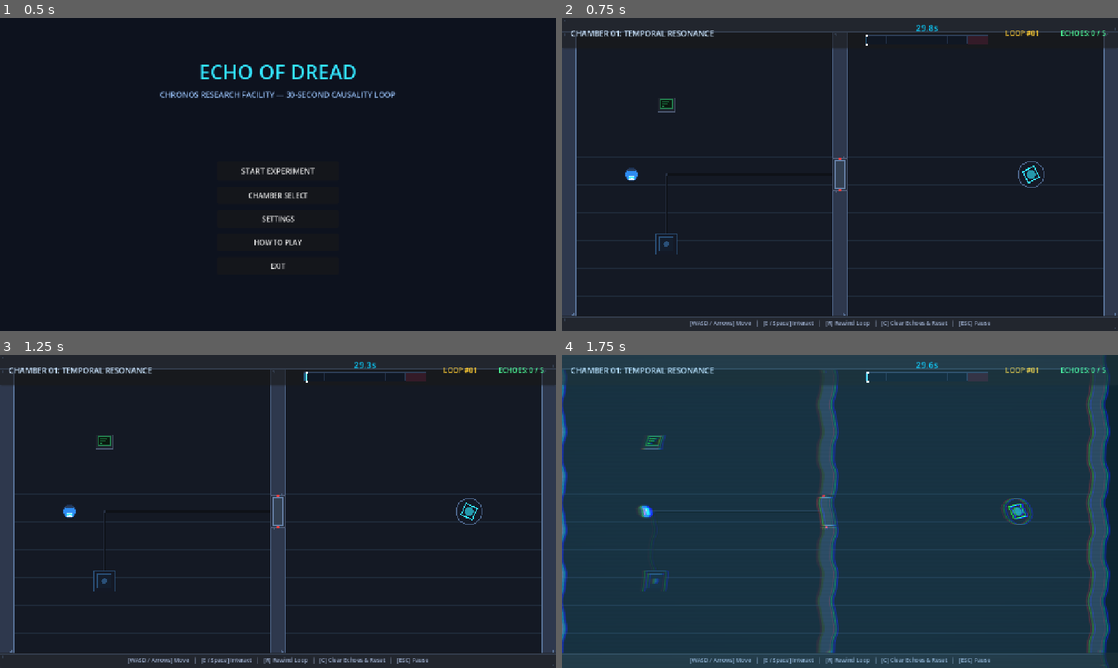
Above: before the commit, frames 1-4 (two rows, left to right).
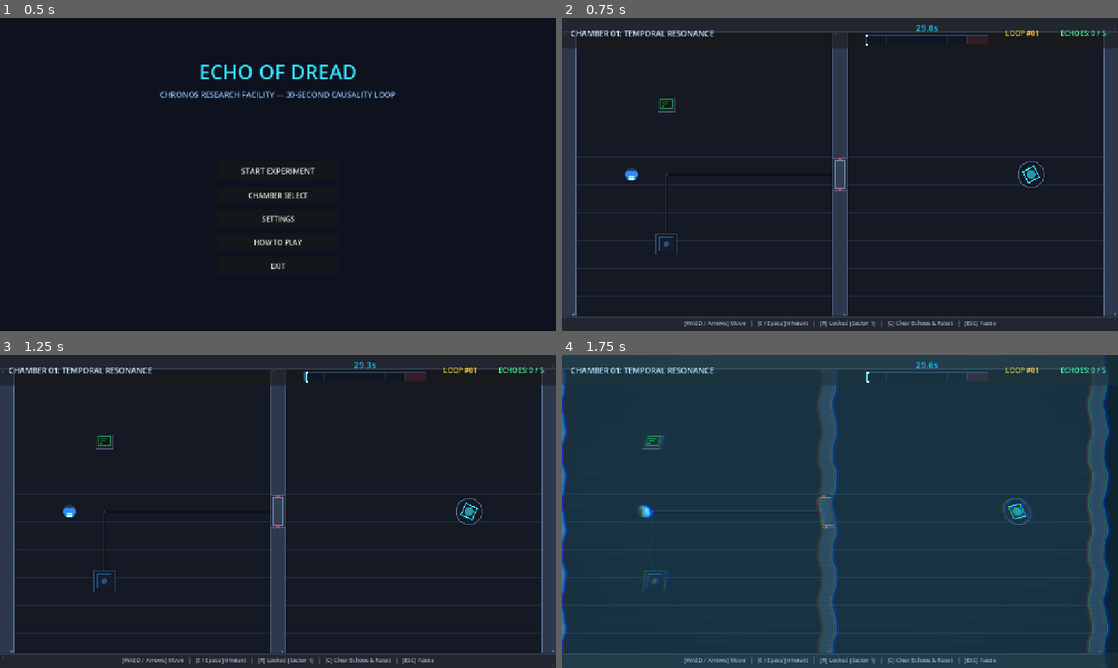
Above: after the commit, the same moments.

Repository: Ghostofzenin08/Echo_of_Dread
Game: Godot game, scene res://scenes/ui/main_menu.tscn
Two runs of this game, one before a commit and one after it. Both use one fixed random seed, a clock stepped at 60 frames per second and the inputs below.
Inputs (mouse positions are in pixels of both pictures, inside the frame that each line leads up to):
- Up to frame 1 (0.5 s): no input
- Up to frame 2 (0.75 s): click "START EXPERIMENT" at 0.5 s
- Up to frame 3 (1.25 s): no input
- Up to frame 4 (1.75 s): tap Enter (ui_accept) at 1.25, 1.52 s; move the mouse to (962, 495) at 1.27 s; hold D (move_right) from 1.28 s (still down); tap C (clear_echoes) at 1.35 s; click (962, 495) at 1.42 s

Frame 1 is identical in both runs. In frame 2, 0.5% of the frame differs, in the area x 22-78%, y 96-99%; in frame 3, 0.5%; in frame 4, 0.5%.

Commit message:
Connect chamber level number to rewind status

Diff:
--- a/scripts/levels/base_level.gd
+++ b/scripts/levels/base_level.gd
@@ -35,8 +35,13 @@
 
 	if game_hud:
 		game_hud.set_chamber_title(chamber_title)
+		if game_hud.has_method("set_rewind_available"):
+			game_hud.set_rewind_available(level_number > 10 and (SaveManager == null or SaveManager.is_rewind_unlocked()))
 
 	if loop_manager and player:
+		loop_manager.level_number = level_number
+		if not loop_manager.rewind_blocked.is_connected(_on_rewind_blocked):
+			loop_manager.rewind_blocked.connect(_on_rewind_blocked)
 		loop_manager.time_updated.connect(_on_time_updated)
 		loop_manager.loop_reset.connect(_on_loop_reset)
 		loop_manager.echo_count_changed.connect(_on_echo_count_changed)
@@ -86,12 +91,22 @@
 		post_process_layer.add_child(_shader_rect)
 
 func _setup_touch_controls() -> void:
-	if get_node_or_null("TouchControls") == null:
+	var touch_inst := get_node_or_null("TouchControls") as TouchControls
+	if touch_inst == null:
 		var touch_scene := load("res://scenes/ui/touch_controls.tscn") as PackedScene
 		if touch_scene:
-			var touch_inst := touch_scene.instantiate()
+			touch_inst = touch_scene.instantiate() as TouchControls
 			touch_inst.name = "TouchControls"
 			add_child(touch_inst)
+	if touch_inst and touch_inst.has_method("set_rewind_unlocked"):
+		var can_rewind := level_number > 10 and (SaveManager == null or SaveManager.is_rewind_unlocked())
+		touch_inst.set_rewind_unlocked(can_rewind)
+
+func _on_rewind_blocked(reason: String) -> void:
+	if game_hud and game_hud.has_method("show_rewind_locked_notice"):
+		game_hud.show_rewind_locked_notice(reason)
+	if camera and camera.has_method("add_trauma"):
+		camera.add_trauma(0.12)
 
 func _connect_interactable_trauma() -> void:
 	for child in find_children("*", "", true, false):
